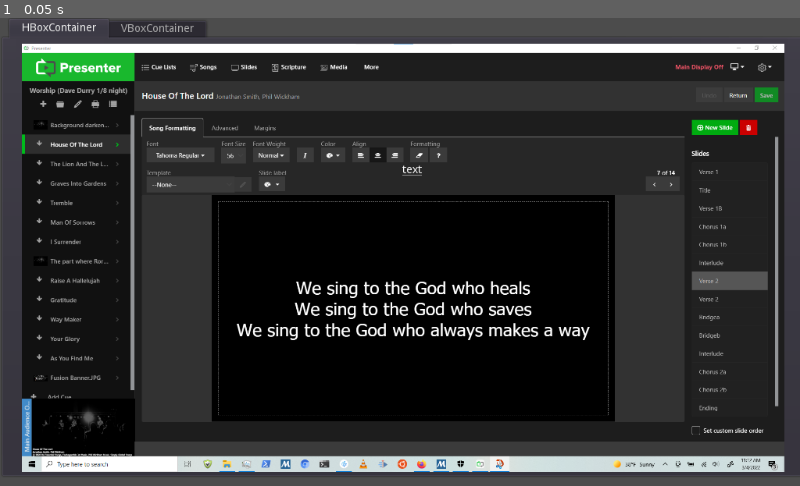
Above: before the commit, frame 1.
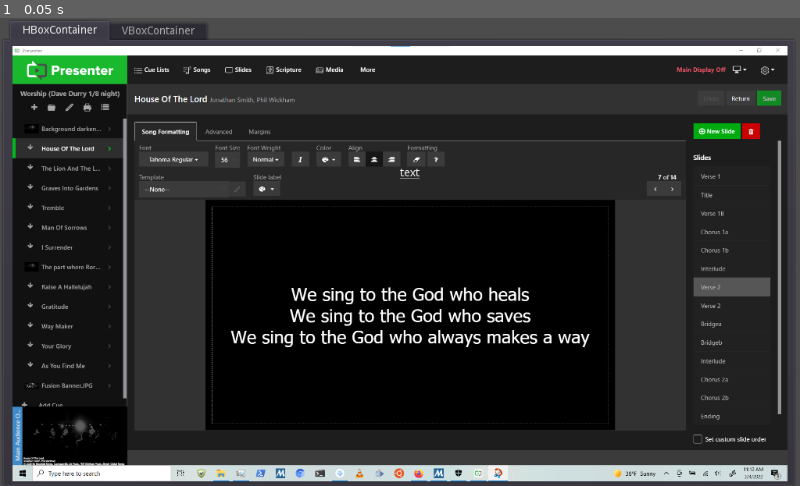
Above: after the commit, the same moment.

Repository: aklapatch/worship-attemp-godot
Game: Godot game, scene res://main.tscn
Two runs of this game, one before a commit and one after it. Both use one fixed random seed, a clock stepped at 60 frames per second and the inputs below.
Inputs:
- Up to frame 1 (0.05 s): no input

The runs differ from the first frame. In frame 1, 20% of the frame differs, in the area x 1-99%, y 0-100%.

Commit message:
Got adding images to work

Diff:
--- a/HFlowContainer2.gd
+++ b/HFlowContainer2.gd
@@ -11,14 +11,8 @@
 onready var zoom_slider = get_node('../../HFlowContainer/HSlider')
 onready var zoom_slider_val = zoom_slider.value
 
-# Called when the node enters the scene tree for the first time.
-func _ready():
-	#self.vseparation = 10
-	#self.hseparation = 10
-	# load pictures and add them to this node
-	# load from the ~/Pictures dir on windows
+func load_pics(path: String):
 	var dir = Directory.new()
-	var path = "user://images/"
 	var err = dir.make_dir_recursive(path)
 	if err != OK:
 		print("Error %u opening %s" % err, OK)
@@ -39,6 +33,18 @@
 			print("Found directory: " + file_name)
 		else:
 			var file_path = img_path + file_name
+			# only load the image if we don't have it loaded
+			# the node names strip the '.' for some reason
+			var container_name = "container" + file_name.replace(".","")
+			var child_name = "picture" + file_name.replace(".", "")
+			print(child_name)
+
+			var dup = self.find_node(container_name, true, false)
+			if dup != null:
+				print("Skipping " + file_name)
+				file_name = dir.get_next()
+				continue
+
 			print("Found file: " + file_path)
 			if file_name.ends_with('png') or file_name.ends_with('jpg'):
 				print("Loading " + file_path)
@@ -54,13 +60,14 @@
 				var aspect_ratio = pic_size.x/pic_size.y
 				var size = Vector2(zoom_slider.value*aspect_ratio, zoom_slider.value)
 
-				child.name = "picture"
+				child.name = child_name
 				child.expand = true
 				child.set_stretch_mode(TextureRect.STRETCH_KEEP_ASPECT)
 				child.set_texture(texture)
 				child.set_custom_minimum_size(size)
 
 				var child_container = VBoxContainer.new()
+				child_container.name = container_name
 
 				var img_label = Label.new()
 				img_label.text = file_name
@@ -69,9 +76,18 @@
 				child_container.add_child(img_label)
 				child_container.add_child(child)
 
-				add_child(child_container)
+				self.add_child(child_container)
 
 		file_name = dir.get_next()
+
+func load_self_pics():
+	load_pics("user://images/")
+
+# Called when the node enters the scene tree for the first time.
+func _ready():
+	load_self_pics()
+	var add_pic_button = get_node("../../HFlowContainer/Button")
+	add_pic_button.connect("added_img", self, "load_self_pics")
 
 # Called every frame. 'delta' is the elapsed time since the previous frame.
 func _process(delta):
@@ -81,7 +97,7 @@
 		for child in self.get_children():
 			# preserve the aspect ratio from the old pic
 			# find the picture and set its size
-			var pic_child = child.find_node("picture", true, false)
+			var pic_child = child.find_node("picture*", true, false)
 			if pic_child != null:
 				var ratio = pic_child.rect_size.x/pic_child.rect_size.y
 				var size = Vector2(zoom_slider_val*ratio, zoom_slider_val)
--- a/add-photo-button.gd
+++ b/add-photo-button.gd
@@ -2,7 +2,7 @@
 
 # yoinked from https://www.reddit.com/r/godot/comments/pc45q4/hacky_way_to_get_a_native_file_dialog_on_windows/
 # Give it an Array of valid PS commands
-func exec_script(ps_script : Array) -> Array:
+func exec_script(ps_script : Array) -> int:
 
 	var ps_concat = "& { "
 	for line in ps_script:
@@ -11,13 +11,12 @@
 
 	var output = []
 	print(ps_concat)
-	OS.execute("powershell.exe", ["-Command", ps_concat], true, output)
-
-	return output
+	return OS.execute("powershell.exe", ["-Command", ps_concat], true, output)
 
 # Called when the node enters the scene tree for the first time.
 func _ready():
 	self.connect("pressed", self, "_button_pressed")
+	self.add_user_signal("added_img")
 
 func _button_pressed():
 	#fd.popup_centered_minsize(Vector2(100,100))
@@ -36,10 +35,11 @@
 	"cp $FileBrowser.FileName " + dst
 	]
 	var out = exec_script(ps_script_file)
-	print(out)
+	if out != 0:
+		push_warning("Failed to import image")
 	# move the file to user:// images
 	# TODO: have powershell copy the file. This method doesn't work for somem reason.
-
+	emit_signal("added_img")
 # Called every frame. 'delta' is the elapsed time since the previous frame.
 #func _process(delta):
 #	pass
--- a/main.tscn
+++ b/main.tscn
@@ -29,18 +29,18 @@
 anchor_bottom = 1.0
 margin_left = 15.0
 margin_top = 6.0
-margin_right = 1165.0
-margin_bottom = 624.0
+margin_right = 7.0
+margin_bottom = 5.0
 size_flags_horizontal = 3
 size_flags_vertical = 3
 
 [node name="TabContainer" type="TabContainer" parent="."]
-anchor_right = 0.458
-anchor_bottom = 0.446
-margin_left = -11.0
-margin_top = -5.0
-margin_right = 14.308
-margin_bottom = 36.772
+anchor_right = 1.0
+anchor_bottom = 1.0
+margin_left = -10.0
+margin_top = -2.0
+margin_right = -15.0
+margin_bottom = -7.0
 size_flags_horizontal = 3
 size_flags_vertical = 3
 tab_align = 0
@@ -54,14 +54,14 @@
 margin_bottom = -4.0
 
 [node name="Slidemenu" type="ScrollContainer" parent="TabContainer/HBoxContainer"]
-margin_bottom = 549.0
+margin_bottom = 558.0
 
 [node name="Slidelist" type="VBoxContainer" parent="TabContainer/HBoxContainer/Slidemenu"]
 
 [node name="Preview" type="TextureRect" parent="TabContainer/HBoxContainer"]
 margin_left = 4.0
-margin_right = 1013.0
-margin_bottom = 549.0
+margin_right = 1003.0
+margin_bottom = 558.0
 size_flags_horizontal = 3
 texture = ExtResource( 1 )
 expand = true
